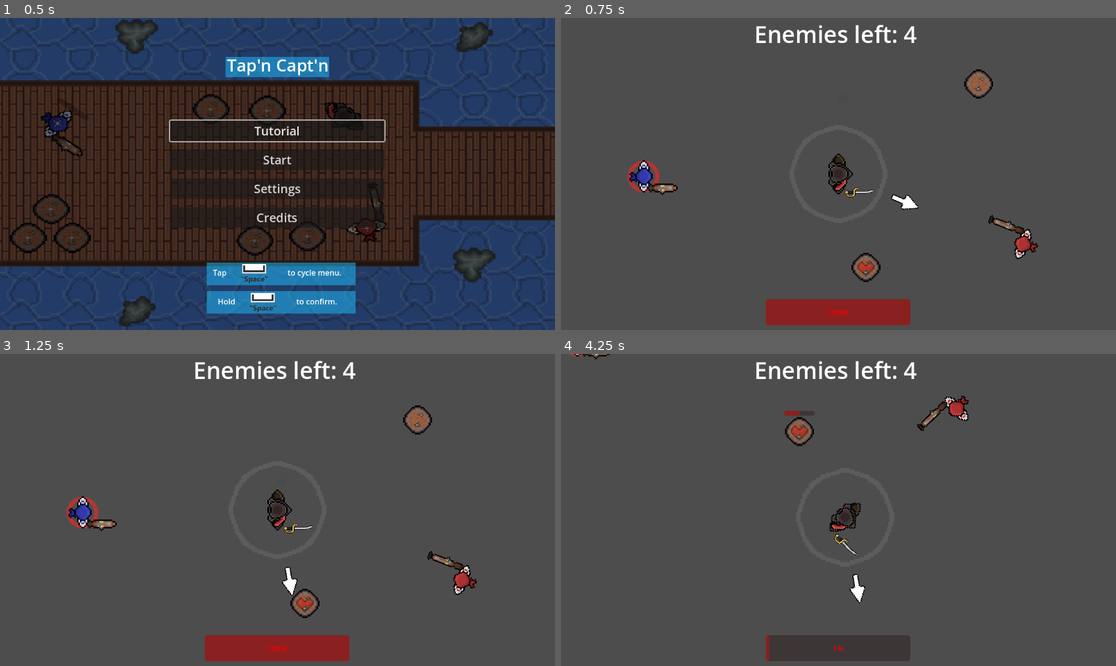
Above: before the commit, frames 1-4 (two rows, left to right).
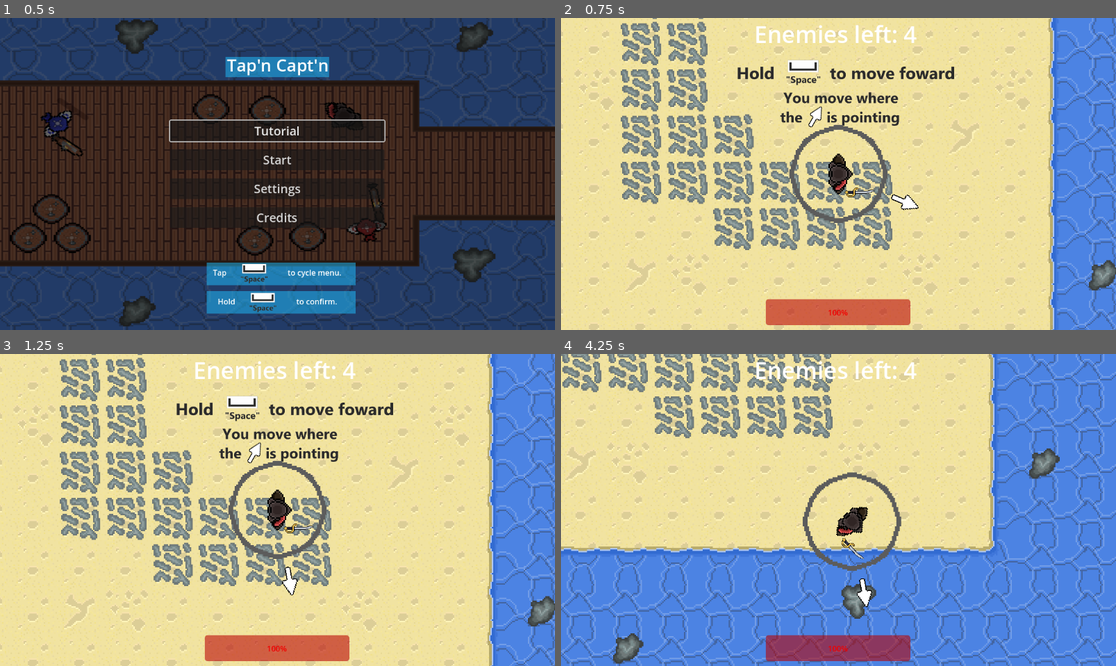
Above: after the commit, the same moments.

Repository: Maccy-0/1-Tap-Adventure
Game: Godot game, scene res://Scenes/MainMenuScene.tscn
Same seed, same stepped clock (60 frames per second), same inputs: the game is played once before the commit and once after it.
Inputs (mouse positions are in pixels of both pictures, inside the frame that each line leads up to):
- Up to frame 1 (0.5 s): no input
- Up to frame 2 (0.75 s): click "Tutorial" at 0.5 s
- Up to frame 3 (1.25 s): no input
- Up to frame 4 (4.25 s): tap Enter (ui_accept) at 1.25, 1.52, 2.27, 3.77 s; move the mouse to (960, 494) at 1.27 s; hold Space (action) 1.28-2.03 s; click (960, 494) at 1.42 s; move the mouse to (727, 525) at 2.02 s; tap Space (action) at 2.1, 3.6 s; click (727, 525) at 2.17 s; move the mouse to (894, 441) at 2.77 s; hold Space (action) 2.78-3.53 s; click (894, 441) at 2.92 s; move the mouse to (810, 572) at 3.52 s; click (810, 572) at 3.67 s

Frame 1 is identical in both runs. In frame 2, 98% of the frame differs, in the area x 0-100%, y 0-100%; in frame 3, 98%; in frame 4, 98%.

Commit message:
Linked Scenes

Diff:
--- a/Scenes/main_menu_scene.gd
+++ b/Scenes/main_menu_scene.gd
@@ -150,11 +150,11 @@
 	print_debug(Global.masterVolume * .1)
 
 func _on_tutorial_pressed() -> void:
-	get_tree().change_scene_to_file("res://Scenes/MainScene.tscn")
+	get_tree().change_scene_to_file("res://TutorialScene.tscn")
 
 
 func _on_endless_pressed() -> void:
-	pass
+	get_tree().change_scene_to_file("res://Scenes/large_pirate_map.tscn")
 
 
 func _on_settings_pressed() -> void:
